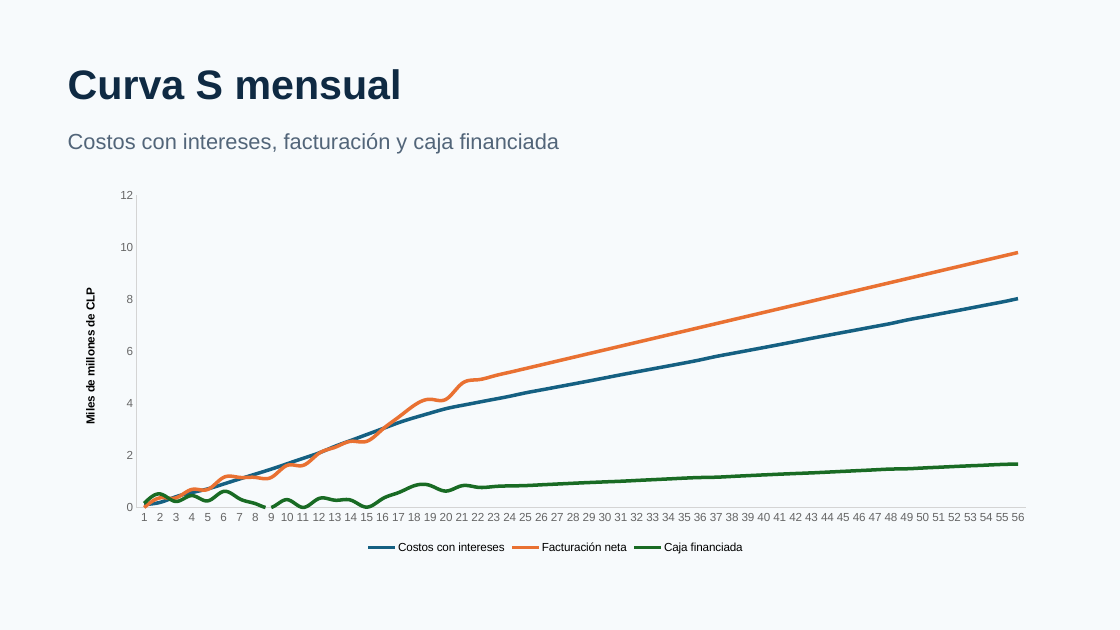
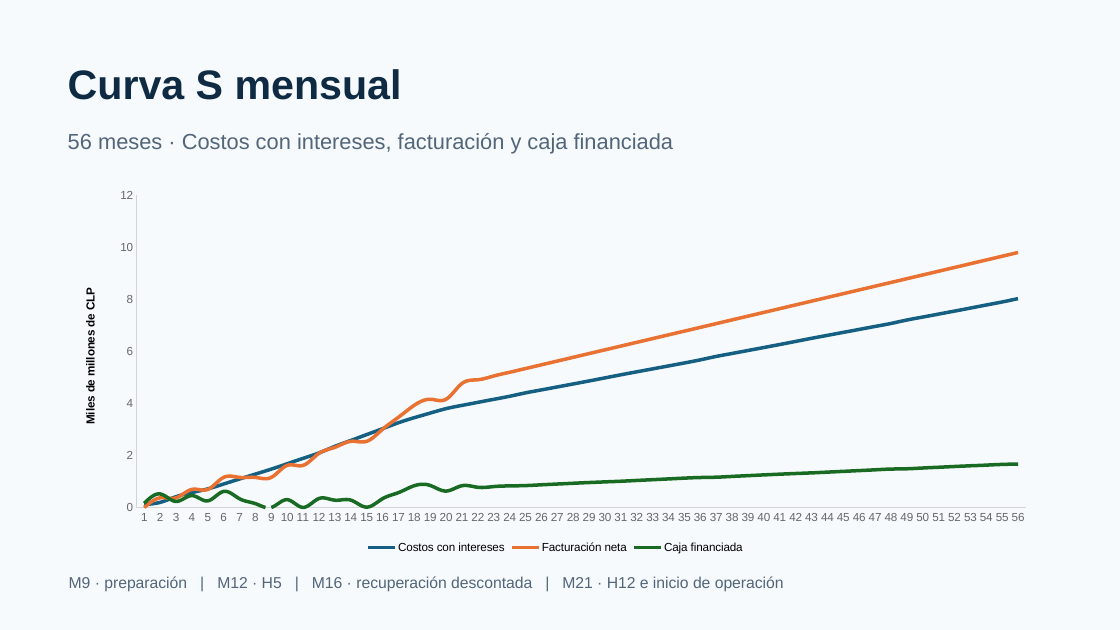
Before and after one commit to mvergaral/audIT, a slide deck: slide 4 of Informe-3/AUDIT-Informe3-Presentacion-Economica.pptx. Drawn at 1120x630 pixels with LibreOffice and Linux fonts; fonts in the diff are those of the drawing. Boxes give left, top, right and bottom in pixels: in the first picture for what was removed or moved away, otherwise in the second. Text is boxed around its words. In the diff, an @@ line names an element or a change of style, - is before the commit and + after.

```diff
--- a/Informe-3/AUDIT-Informe3-Presentacion-Economica.pptx
+++ b/Informe-3/AUDIT-Informe3-Presentacion-Economica.pptx
@@ text at box(68, 133, 673, 154): text changed @@
-Costos con intereses, facturación y caja financiada
+56 meses · Costos con intereses, facturación y caja financiada
@@ text added at box(69, 576, 784, 592), 13.5 pt, text #526579 @@
+M9 · preparación | M12 · H5 | M16 · recuperación descontada | M21 · H12 e inicio de operación
```
Also in this commit, not shown: 5 other slides changed, 12 other files.
